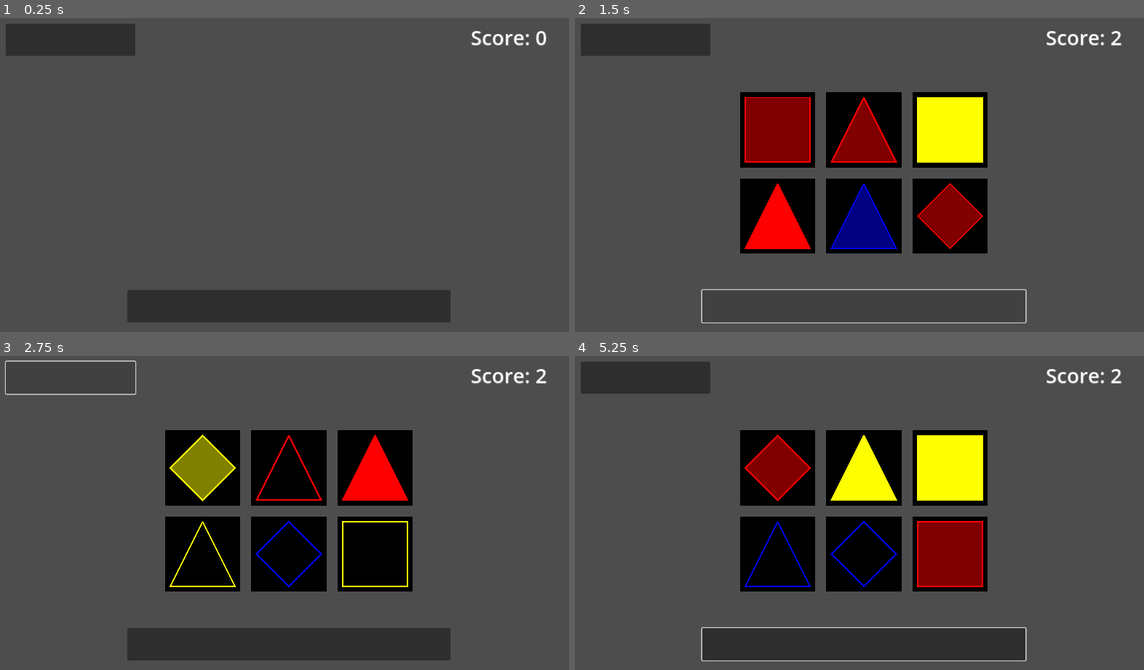
Above: before the commit, frames 1-4 (two rows, left to right).
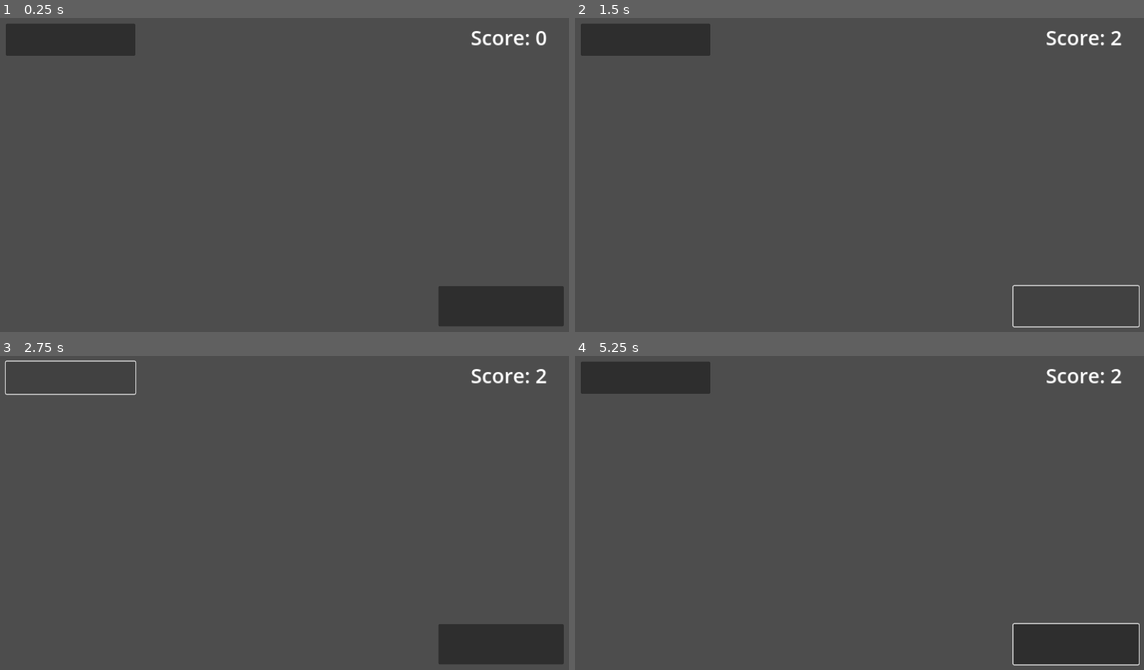
Above: after the commit, the same moments.

Repository: JadenValdez/SetSquare
Game: Godot game, scene res://Scenes/SetSquare.tscn
Same seed, same stepped clock (60 frames per second), same inputs: the game is played once before the commit and once after it.
Inputs (mouse positions are in pixels of both pictures, inside the frame that each line leads up to; where the layout moved, square brackets give the same spot in the first picture):
- Up to frame 1 (0.25 s): no input
- Up to frame 2 (1.5 s): click (643, 39) at 0.5 s; click (1075, 306) [865, 306] at 1.25 s
- Up to frame 3 (2.75 s): click (68, 377) at 2 s
- Up to frame 4 (5.25 s): click (1075, 644) [865, 644] at 2.75 s; click (643, 377) at 3.5 s; click (1075, 644) [865, 644] at 4.25 s; tap Enter at 5 s; move the mouse to (990, 497) at 5.02 s; click (990, 497) at 5.17 s

The runs differ from the first frame. In frame 1, 8.1% of the frame differs, in the area x 22-100%, y 85-99%; in frame 2, 20%; in frame 3, 27%; in frame 4, 28%, in the area x 22-100%, y 23-99%.
Error after the commit: Parse Error: Identifier "_delete_all_tiles" not declared in the current scope. (res://Scripts/Tile.gd:18)

Commit message:
Fnished Answer Tabs
Answers Tabs will show set the player has already found, and any remaining sets if the player didn't find them all.

Diff:
--- a/Scenes/AnswerTab.tscn
+++ b/Scenes/AnswerTab.tscn
@@ -11,8 +11,3 @@
 offset_right = 64.0
 offset_bottom = 64.0
 color = Color(0, 0, 0, 1)
-
-[node name="Line2D" type="Line2D" parent="."]
-points = PackedVector2Array(-8, -8, 8, -8, 8, 8, -8, 8)
-closed = true
-width = 2.0
--- a/Scenes/SetSquare.tscn
+++ b/Scenes/SetSquare.tscn
@@ -10,7 +10,7 @@
 script = ExtResource("2_71jd4")
 
 [node name="AnswerCreator" type="Node2D" parent="."]
-position = Vector2(576, 320)
+position = Vector2(576, 608)
 script = ExtResource("2_ts7kv")
 
 [node name="Button" type="Button" parent="."]
@@ -20,10 +20,10 @@
 offset_bottom = 88.0
 
 [node name="Button2" type="Button" parent="."]
-offset_left = 256.0
-offset_top = 552.0
-offset_right = 896.0
-offset_bottom = 616.0
+offset_left = 872.0
+offset_top = 544.0
+offset_right = 1120.0
+offset_bottom = 624.0
 
 [node name="Label" type="Label" parent="."]
 offset_left = 912.0
--- a/Scripts/AnswerCheck.gd
+++ b/Scripts/AnswerCheck.gd
@@ -18,6 +18,7 @@
 					if tiles_found >= 3:
 						print("set already found")
 						PlayerInformation.SelectedTiles = {}
+						SignalBus.clear_selected_tiles.emit()
 						return
 						#duplicate set
 						#no score change
@@ -40,12 +41,14 @@
 						SignalBus.update_score.emit()
 						AnswerCreator.CreateAnswerTab()
 						PlayerInformation.SelectedTiles = {}
+						SignalBus.clear_selected_tiles.emit()
 						return
 
 	print("selected tiles do not form a set")
 	PlayerInformation.Score -= 1
 	SignalBus.update_score.emit()
 	PlayerInformation.SelectedTiles = {}
+	SignalBus.clear_selected_tiles.emit()
 	#set was not found
 
 func CheckSets() -> void:
--- a/Scripts/AnswerCreator.gd
+++ b/Scripts/AnswerCreator.gd
@@ -1,4 +1,6 @@
 extends Node2D
+
+const ANSWER_TAB = preload("res://Scenes/AnswerTab.tscn")
 
 var CurrentAnswerAmount: int
 
@@ -6,4 +8,9 @@
 	pass # Replace with function body.
 
 func CreateAnswerTab() -> void:
-	pass
+	SignalBus.move_remaining_answer_tabs.emit()
+	var instance = ANSWER_TAB.instantiate()
+	instance.selected_tiles = PlayerInformation.SelectedTiles
+	instance.position = Vector2(576 + 80 * CurrentAnswerAmount, 608)
+	add_child(instance)
+	CurrentAnswerAmount += 1
--- a/Scripts/AnswerTab.gd
+++ b/Scripts/AnswerTab.gd
@@ -1,6 +1,34 @@
 extends Node2D
 
+var selected_tiles: Dictionary
 
 # Called when the node enters the scene tree for the first time.
 func _ready() -> void:
-	pass # Replace with function body.
+	SignalBus.move_remaining_answer_tabs.connect(_move_remaining_answer_tabs)
+	SignalBus.remove_answer_tabs.connect(_remove_answer_tabs)
+
+	for row in range(GameManager.BoardRows):
+		for column in range(GameManager.BoardColumns):
+			var line_2d = Line2D.new()
+			line_2d.points = PackedVector2Array(
+				[Vector2(-6, -6), Vector2(6, -6), Vector2(6, 6), Vector2(-6, 6)]
+				)
+			line_2d.closed = true
+			line_2d.width = 2
+			line_2d.scale = Vector2(8.0/GameManager.BoardColumns, 8.0/GameManager.BoardColumns)
+			if GameManager.BoardColumns == GameManager.BoardRows:
+				line_2d.position = Vector2(-64 + ((128.0/(GameManager.BoardColumns * 2)) * (column * 2 + 1)), -64 + ((128.0/(GameManager.BoardColumns * 2)) * (row * 2 + 1)))
+			else:
+				line_2d.position = Vector2(-64 + ((128.0/(GameManager.BoardColumns * 2)) * (column * 2 + 1)), -64 + ((128.0/(GameManager.BoardColumns * 2)) * (row * 2 + 2)))
+
+			line_2d.modulate = Color(1, 1, 1, 1)
+			for tile_id in selected_tiles:
+				if selected_tiles[tile_id].Row == row + 1 && selected_tiles[tile_id].Column == column + 1:
+					line_2d.modulate = Color(1, 1, 0, 1)
+			add_child(line_2d)
+
+func _move_remaining_answer_tabs() -> void:
+	self.position += Vector2(-80, 0)
+
+func _remove_answer_tabs() -> void:
+	queue_free()
--- a/Scripts/LevelManager.gd
+++ b/Scripts/LevelManager.gd
@@ -20,6 +20,8 @@
 
 
 func StartNewRound() -> void:
+	SignalBus.remove_answer_tabs.emit()
+	SignalBus.delete_all_tiles.emit()
 	if RemainingLevelAnswers.is_empty():
 		GameManager.CurrentLevel += 1
 		if GameManager.CurrentLevel >= 6:
--- a/Scripts/SignalBus.gd
+++ b/Scripts/SignalBus.gd
@@ -4,3 +4,9 @@
 
 signal create_board
 signal update_score
+
+signal clear_selected_tiles
+signal delete_all_tiles
+
+signal move_remaining_answer_tabs
+signal remove_answer_tabs
--- a/Scripts/Tile.gd
+++ b/Scripts/Tile.gd
@@ -14,6 +14,9 @@
 
 # Called when the node enters the scene tree for the first time.
 func _ready() -> void:
+	SignalBus.clear_selected_tiles.connect(_clear_selected_tiles)
+	SignalBus.delete_all_tiles.connect(_delete_all_tiles)
+
 	color_rect.modulate = tile_shade
 
 	#shape
@@ -53,3 +56,10 @@
 		}
 		if PlayerInformation.SelectedTiles.size() >= 3:
 			AnswerCheck.CheckAnswer()
+
+func _clear_selected_tiles() -> void:
+	line_2d.hide()
+
+
+func delete_all_tiles() -> void:
+	queue_free()
